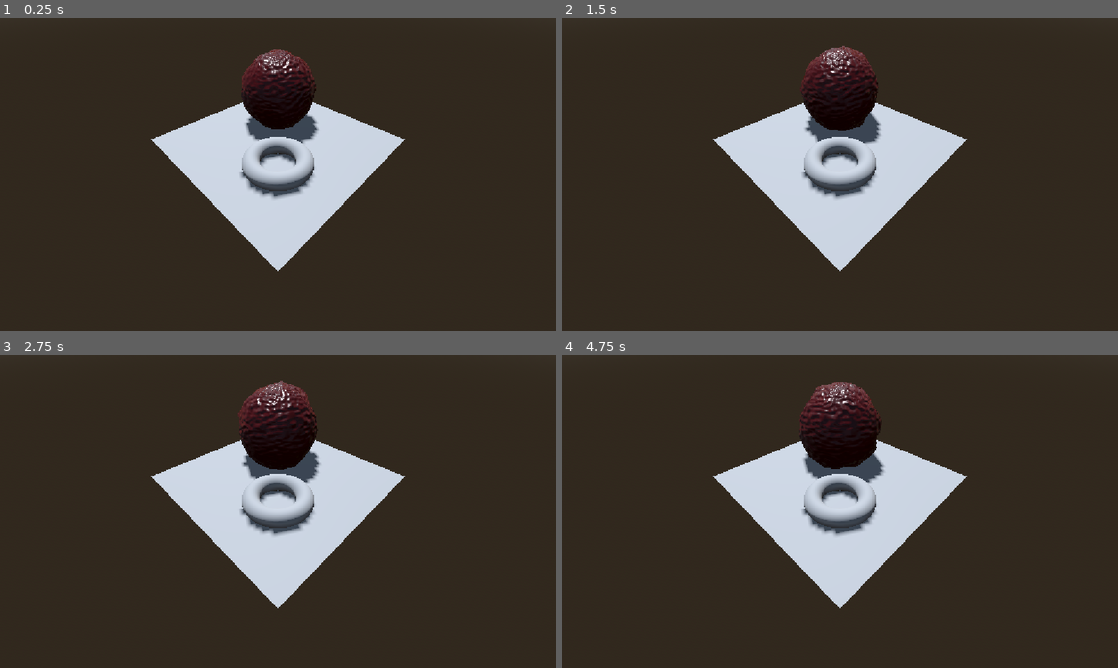
Above: before the commit, frames 1-4 (two rows, left to right).
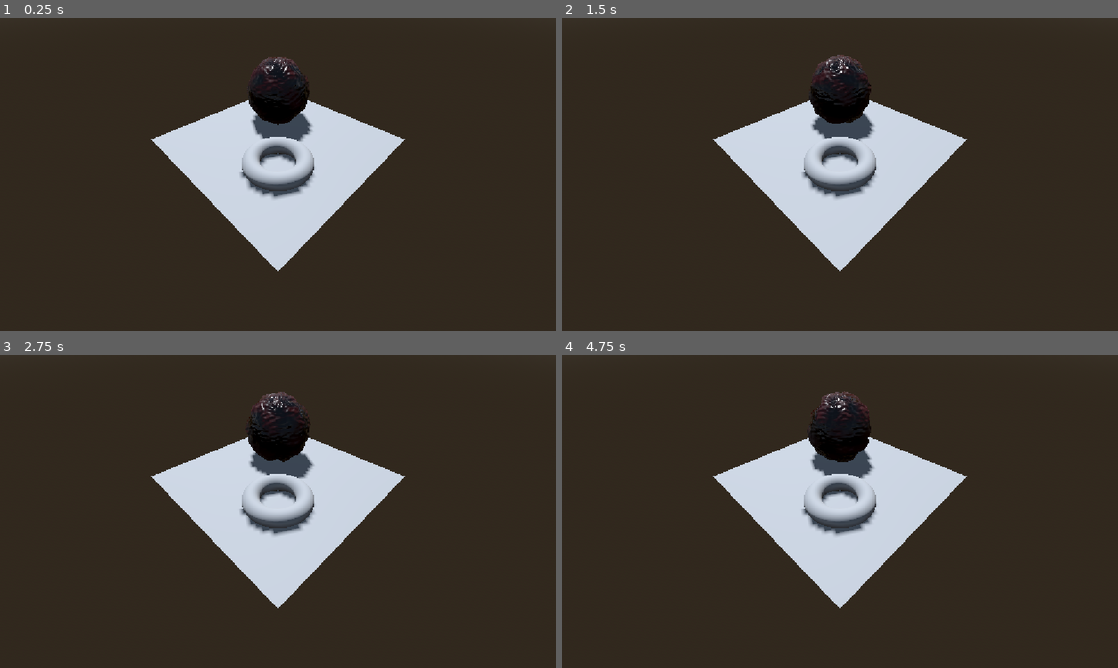
Above: after the commit, the same moments.

Repository: Game-Jam-Studio/Brackeys-Jam-2026.2
Game: Godot game, scene res://Van/Levels/ShaderTestScene.tscn
Same seed, same stepped clock (60 frames per second), same inputs: the game is played once before the commit and once after it. This scene is started directly instead of the project's main scene.
Inputs (mouse positions are in pixels of both pictures, inside the frame that each line leads up to):
- Up to frame 1 (0.25 s): no input
- Up to frame 2 (1.5 s): tap Enter at 0.5 s; move the mouse to (962, 158) at 0.52 s; click (962, 158) at 0.67 s; drag from (728, 190) to (812, 237) at 1.27 s
- Up to frame 3 (2.75 s): move the mouse to (333, 442) at 2.02 s
- Up to frame 4 (4.75 s): drag from (812, 574) to (673, 464) at 2.77 s; move the mouse to (1006, 558) at 3.52 s; hold A 3.53-4.25 s; drag from (673, 464) to (756, 433) at 4.27 s

The runs differ from the first frame. In frame 1, 1.5% of the frame differs, in the area x 43-58%, y 10-41%; in frame 2, 1.8%; in frame 3, 2.0%; in frame 4, 2.0%, in the area x 42-59%, y 8-42%.

Commit message:
Updated Gore Shader
Made it look less spikey

Diff:
--- a/brackeys-jam-2026.2/Van/Levels/ShaderTestScene.tscn
+++ b/brackeys-jam-2026.2/Van/Levels/ShaderTestScene.tscn
@@ -17,19 +17,36 @@
 
 [sub_resource type="BoxMesh" id="BoxMesh_1hd16"]
 
-[sub_resource type="Gradient" id="Gradient_vpjbg"]
-offsets = PackedFloat32Array(0, 0.017595308, 1)
-colors = PackedColorArray(0.2, 0.2, 0.2, 1, 0.2105572, 0.2105572, 0.2105572, 1, 0.4, 0.4, 0.4, 1)
+[sub_resource type="Gradient" id="Gradient_mnh47"]
+offsets = PackedFloat32Array(0.2617647, 1)
+colors = PackedColorArray(0.05, 0, 0, 1, 0.2, 0, 0, 1)
 
-[sub_resource type="FastNoiseLite" id="FastNoiseLite_81orc"]
+[sub_resource type="FastNoiseLite" id="FastNoiseLite_6o77m"]
 noise_type = 0
-frequency = 0.0077
+fractal_octaves = 1
 domain_warp_amplitude = 219.225
 domain_warp_frequency = 0.001
 
-[sub_resource type="NoiseTexture2D" id="NoiseTexture2D_81orc"]
-noise = SubResource("FastNoiseLite_81orc")
-color_ramp = SubResource("Gradient_vpjbg")
+[sub_resource type="NoiseTexture2D" id="NoiseTexture2D_pkvy3"]
+noise = SubResource("FastNoiseLite_6o77m")
+color_ramp = SubResource("Gradient_mnh47")
+seamless = true
+seamless_blend_skirt = 0.3
+
+[sub_resource type="Gradient" id="Gradient_81orc"]
+interpolation_mode = 2
+offsets = PackedFloat32Array(0, 0.00882353, 1)
+colors = PackedColorArray(0.20591716, 0.20591716, 0.20591716, 1, 0, 0, 0, 1, 1, 1, 1, 1)
+
+[sub_resource type="FastNoiseLite" id="FastNoiseLite_pkvy3"]
+noise_type = 0
+fractal_octaves = 1
+domain_warp_amplitude = 219.225
+domain_warp_frequency = 0.001
+
+[sub_resource type="NoiseTexture2D" id="NoiseTexture2D_ag00n"]
+noise = SubResource("FastNoiseLite_pkvy3")
+color_ramp = SubResource("Gradient_81orc")
 seamless = true
 seamless_blend_skirt = 0.3
 
@@ -45,12 +62,31 @@
 in_3d_space = true
 as_normal_map = true
 seamless_blend_skirt = 0.5
+bump_strength = 6.0
+
+[sub_resource type="Gradient" id="Gradient_lahmq"]
+interpolation_mode = 2
+colors = PackedColorArray(0, 0, 0, 1, 0.4, 0.4, 0.4, 1)
+
+[sub_resource type="FastNoiseLite" id="FastNoiseLite_kusd5"]
+noise_type = 0
+fractal_octaves = 1
+domain_warp_amplitude = 219.225
+domain_warp_frequency = 0.001
+
+[sub_resource type="NoiseTexture2D" id="NoiseTexture2D_rjqna"]
+noise = SubResource("FastNoiseLite_kusd5")
+color_ramp = SubResource("Gradient_lahmq")
+seamless = true
+seamless_blend_skirt = 0.3
 
 [sub_resource type="ShaderMaterial" id="ShaderMaterial_mnh47"]
 render_priority = 0
 shader = ExtResource("1_81orc")
-shader_parameter/displacement = 0.2
-shader_parameter/noise = SubResource("NoiseTexture2D_81orc")
+shader_parameter/displacement = 0.025
+shader_parameter/displacementnoise = SubResource("NoiseTexture2D_ag00n")
+shader_parameter/roughnessnoise = SubResource("NoiseTexture2D_rjqna")
+shader_parameter/colornoise = SubResource("NoiseTexture2D_pkvy3")
 shader_parameter/normalmap = SubResource("NoiseTexture2D_vpjbg")
 
 [sub_resource type="SphereMesh" id="SphereMesh_1hd16"]
--- a/brackeys-jam-2026.2/Van/Shaders/gore_shader.gdshader
+++ b/brackeys-jam-2026.2/Van/Shaders/gore_shader.gdshader
@@ -1,15 +1,17 @@
 shader_type spatial;
 uniform float displacement;
-uniform sampler2D noise;
+uniform sampler2D displacementnoise;
+uniform sampler2D roughnessnoise;
+uniform sampler2D colornoise;
 uniform sampler2D normalmap;
 
 
 void vertex() {
-	VERTEX += NORMAL * ((sin(TIME / 3.0) + 2.0) / 1.0 * displacement) * texture(noise, UV + (sin(TIME/10.0)) / 2.0).xyz;
+	VERTEX += NORMAL * ((sin(TIME / 3.0) + 2.0) / 1.0 * displacement) * texture(displacementnoise, UV + (sin(TIME/10.0)) / 2.0).xyz;
 }
 
 void fragment() {
 	NORMAL_MAP = texture(normalmap, UV + (sin(TIME/10.0)*0.5)).xyz;
-	ALBEDO = vec3(0.25, 0.0, 0.0);
-	ROUGHNESS = texture(noise, UV + (sin(TIME/10.0)*0.5)).x;
+	ALBEDO = texture(colornoise, UV + (sin(TIME/10.0)*0.5)).xyz;
+	ROUGHNESS = texture(roughnessnoise, UV + (sin(TIME/10.0)*0.5)).x;
 }
